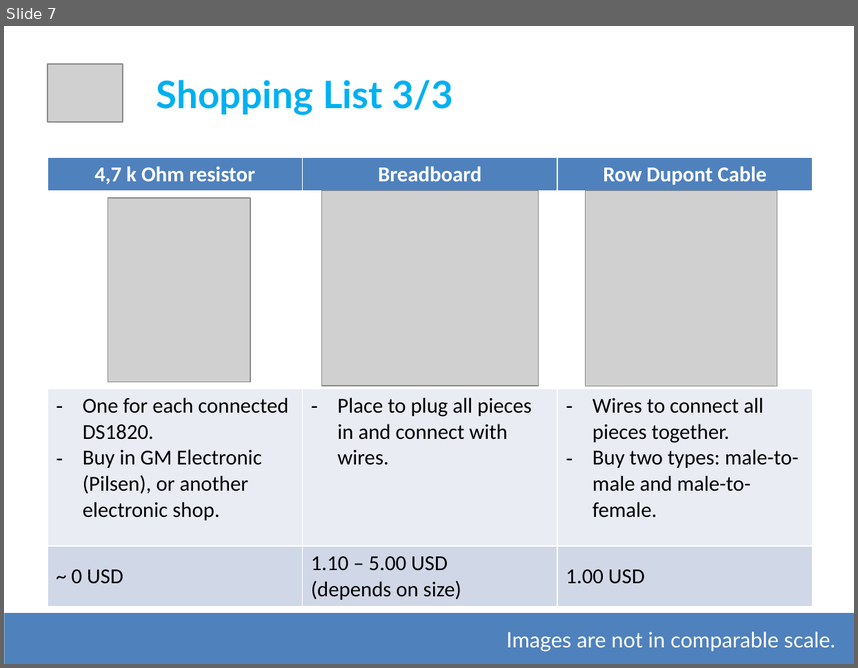
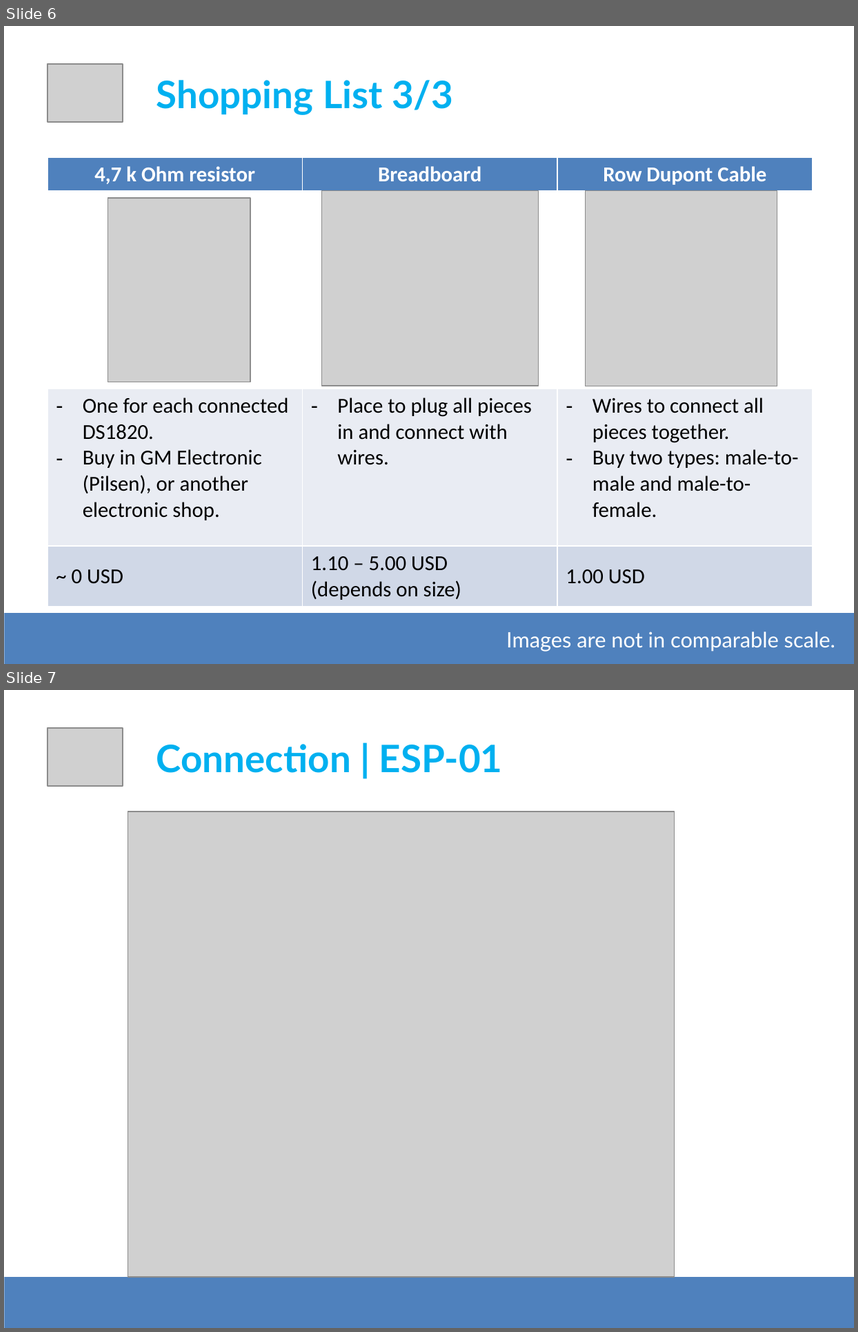
Before and after one commit to apolo-11/es-workshop-esp8266, a slide deck: DevSession - ESP8266.pptx. Shown one above the other, each under a label of ours: slide 7 before the commit, slides 6 and 7 after it. The pictures are 858x668 and 858x1332 pixels, drawn with LibreOffice and Linux fonts; fonts in the diff are those of the drawing; grey boxes stand for pictures. Boxes give left, top, right and bottom in pixels: in the first picture for what was removed or moved away, otherwise in the second. Text is boxed around its words. In the diff, an @@ line names an element or a change of style, - is before the commit and + after.

```diff
--- a/DevSession - ESP8266.pptx
+++ b/DevSession - ESP8266.pptx
@@ slide 7 added at (4, 690, 854, 1328), background #FFFFFF @@
@@ picture added at (47, 728, 123, 786) @@
@@ text added at (156, 744, 503, 773), 32 pt, text #00B0F0, bold @@
+Connection | ESP-01
@@ picture added at (128, 811, 675, 1276) @@
@@ rectangle added at (4, 1276, 854, 1328), fill #4F81BD @@
@@ what was slide 7 is now slide 6 @@
```
Also in this commit, not shown: 4 slides changed, 4 other slides added, 2 slides removed.
